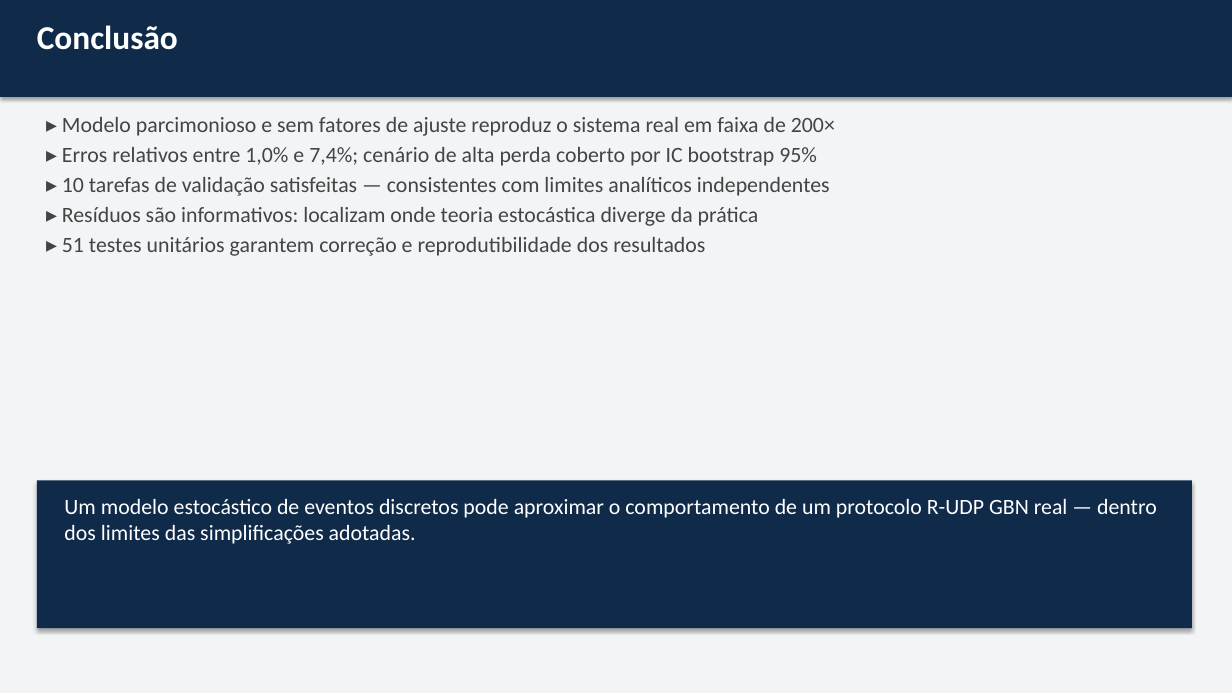
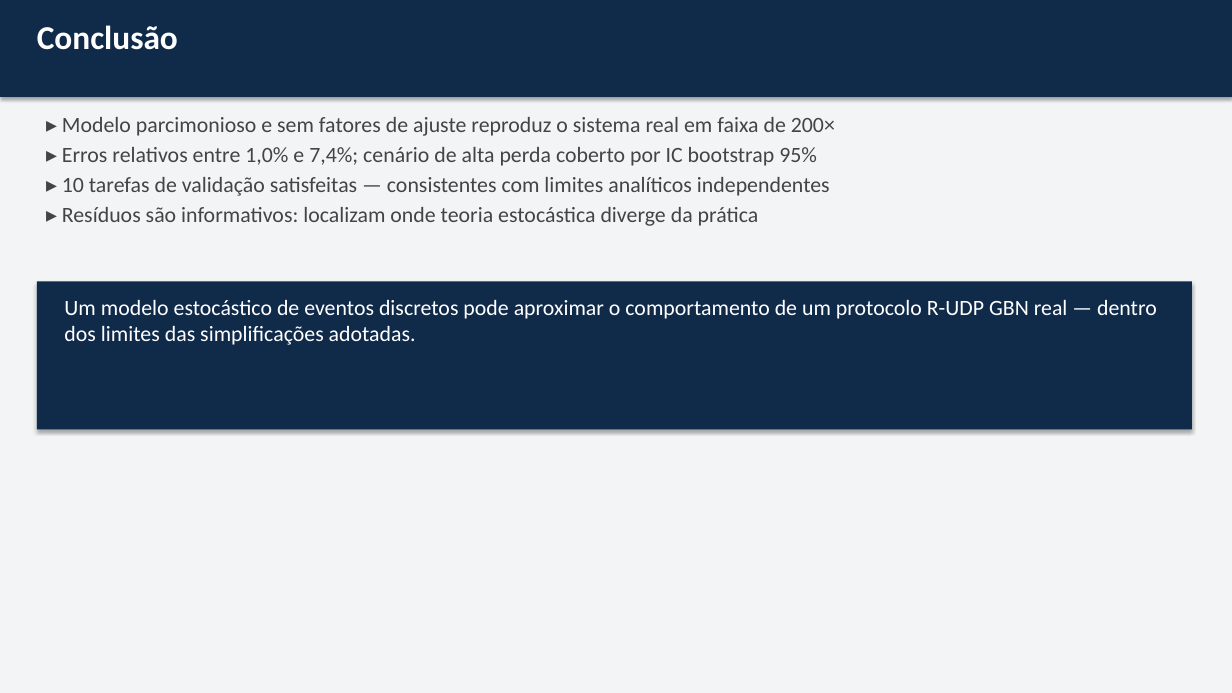
Before and after one commit to Anth0nYM/redes-de-computadores-dccmapi, a slide deck: slide 35 of paper/fase2_slides.pptx (slide 34 before the commit). Drawn at 1232x693 pixels with LibreOffice and Linux fonts; fonts in the diff are those of the drawing. Boxes give left, top, right and bottom in pixels: in the first picture for what was removed or moved away, otherwise in the second. Text is boxed around its words. In the diff, an @@ line names an element or a change of style, - is before the commit and + after.

```diff
--- a/paper/fase2_slides.pptx
+++ b/paper/fase2_slides.pptx
@@ text at (62, 237, 705, 256): paragraph removed @@
-▸ 51 testes unitários garantem correção e reprodutibilidade dos resultados
@@ rectangle: place and size @@
-rectangle at (37, 481, 1192, 628)
+rectangle at (37, 282, 1192, 430)
@@ text "Um modelo estocástico de eventos ...": place and size @@
-text "Um modelo estocástico de eventos ..." at (64, 499, 1157, 544)
+text "Um modelo estocástico de eventos ..." at (64, 300, 1157, 345)
```
Also in this commit, not shown: 11 other slides changed, 1 slide added, 3 other files.
